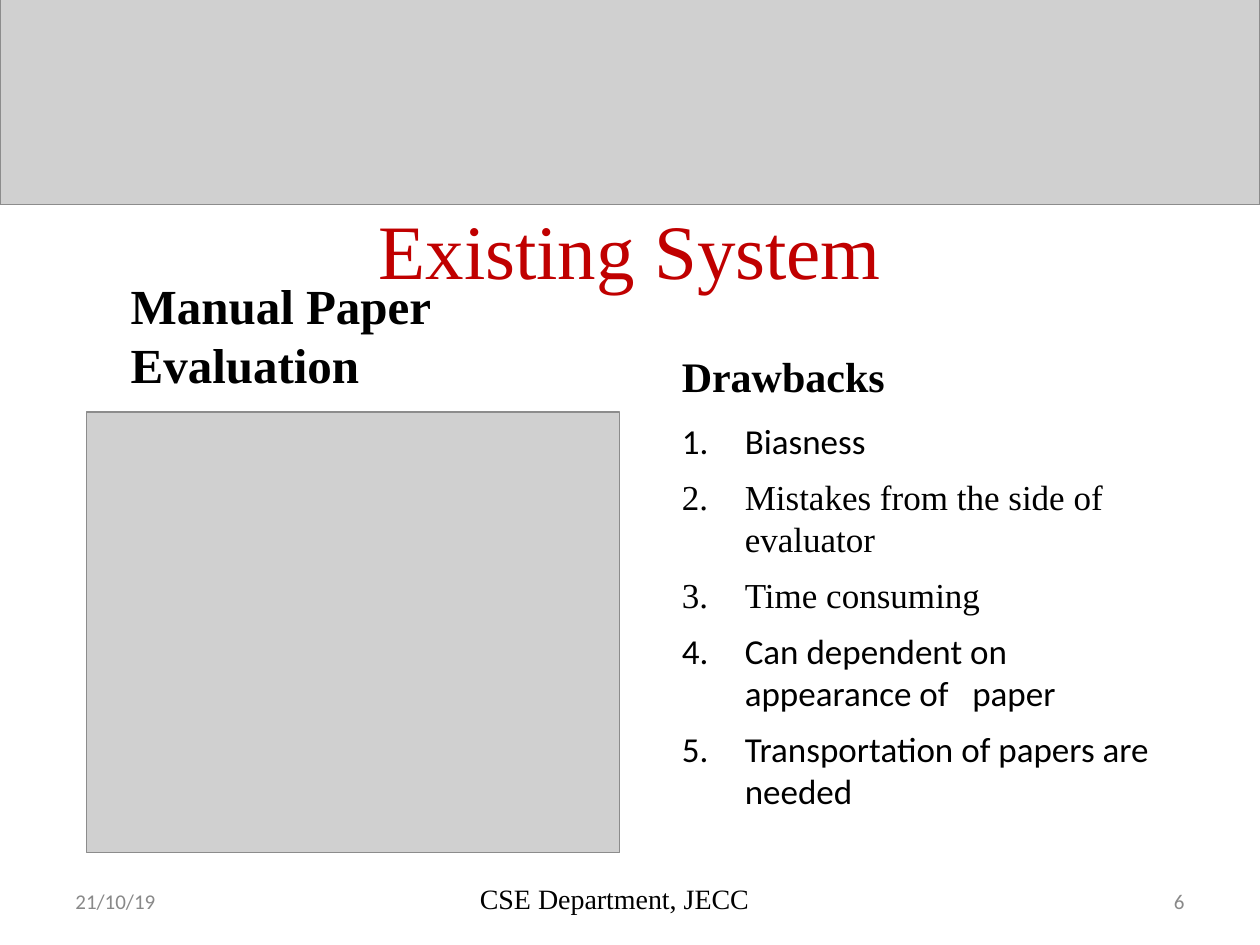
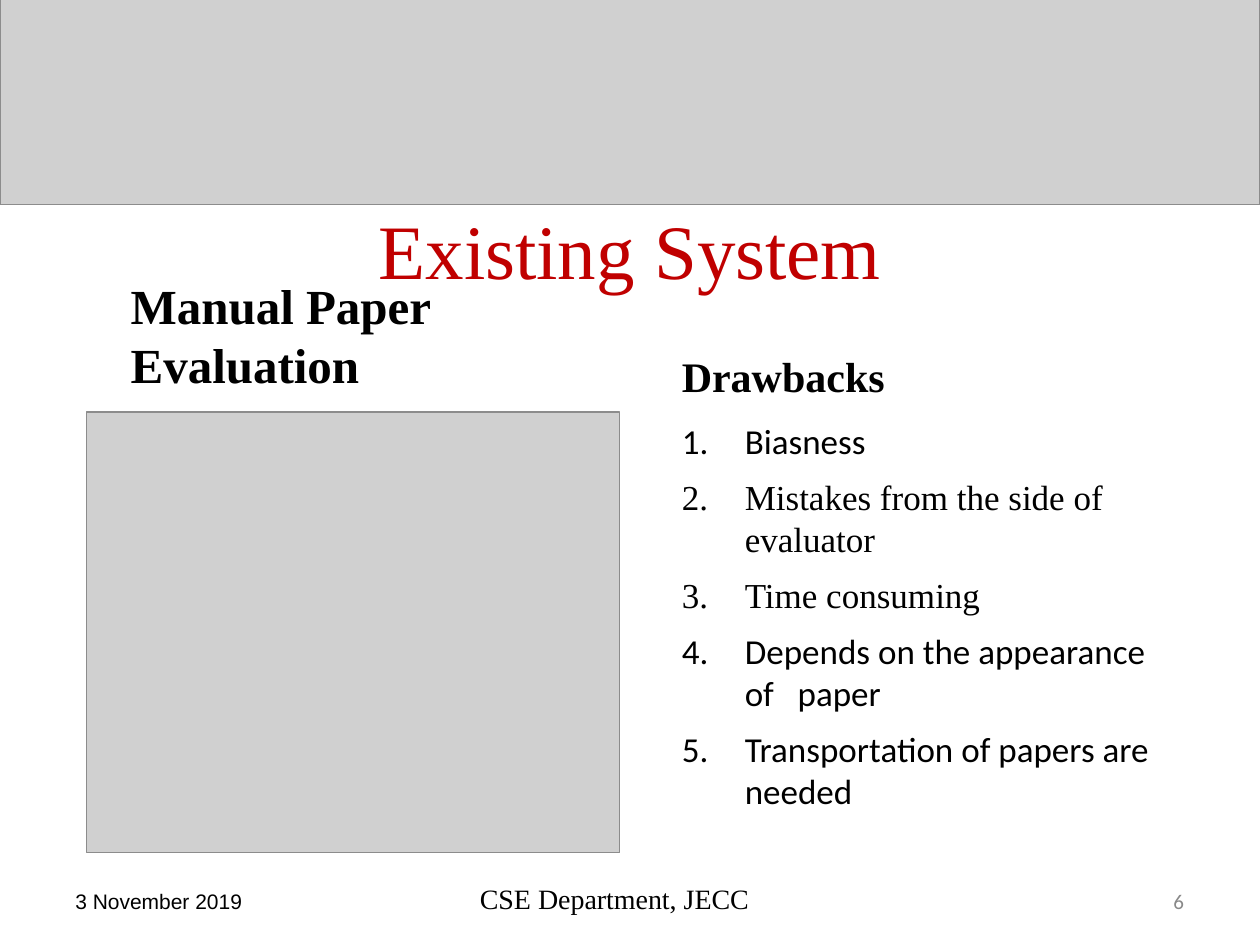
Before and after one commit to sreeragrnandan/Design-Project, a slide deck: slide 6 of DP G7 first review.pptx. Drawn at 1260x945 pixels with LibreOffice and Linux fonts; fonts in the diff are those of the drawing; grey boxes stand for pictures. Boxes give left, top, right and bottom in pixels: in the first picture for what was removed or moved away, otherwise in the second. Text is boxed around its words. In the diff, an @@ line names an element or a change of style, - is before the commit and + after.

```diff
--- a/DP G7 first review.pptx
+++ b/DP G7 first review.pptx
@@ text at (745, 639, 1145, 712): text changed @@
-4. Can dependent on appearance of paper
+4. Depends on the appearance of paper
@@ text at (75, 893, 242, 910): text changed; font Calibri to Arial; text colour #898989 to #000000 @@
-21/10/19
+3 November 2019
```
Also in this commit, not shown: 23 other slides changed, 2 slides added, 2 slides removed, 7 other files.
